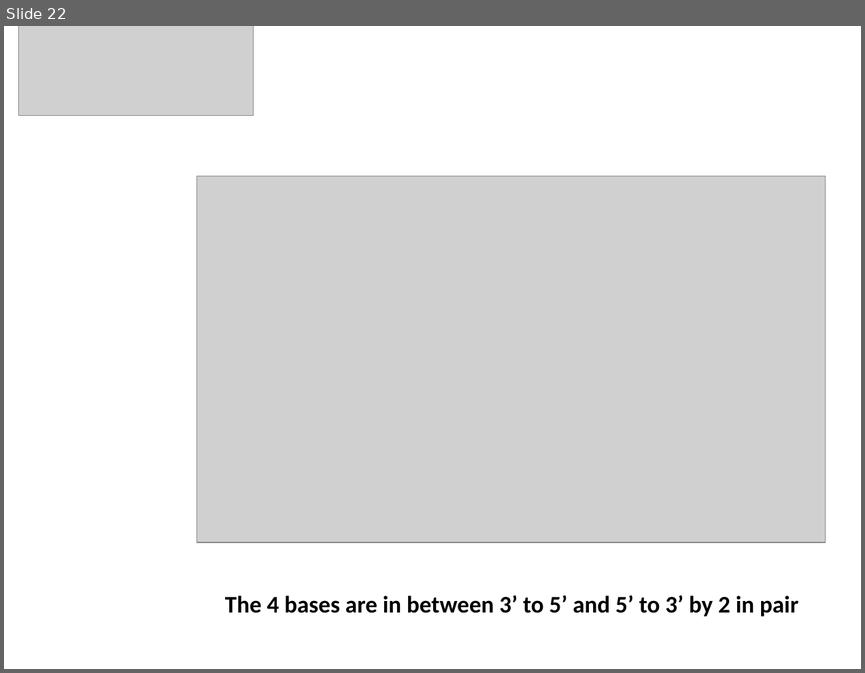
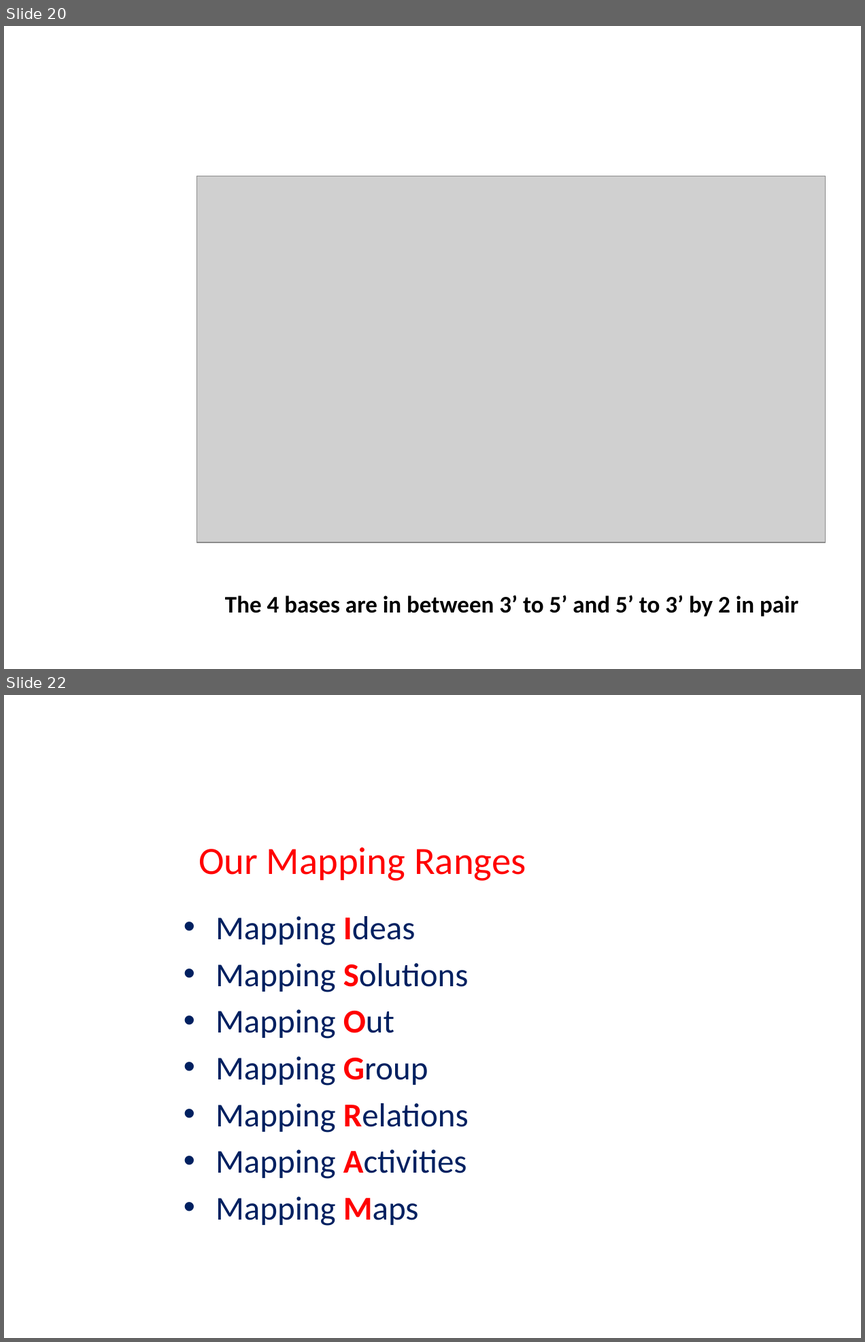
Before and after one commit to FeedMapping/Schema, a slide deck: slide/ppt/Mapping-Ideas.pptx. Shown one above the other, each under a label of ours: slide 22 before the commit, slides 20 and 22 after it; the slides between them are not shown. The pictures are 865x673 and 865x1342 pixels, drawn with LibreOffice and Linux fonts; fonts in the diff are those of the drawing; grey boxes stand for pictures; background and template pictures are left out. Boxes give left, top, right and bottom in pixels: in the first picture for what was removed or moved away, otherwise in the second. Text is boxed around its words. In the diff, an @@ line names an element or a change of style, - is before the commit and + after.

```diff
--- a/slide/ppt/Mapping-Ideas.pptx
+++ b/slide/ppt/Mapping-Ideas.pptx
@@ slide 22 added at (x1=4, y1=695, x2=861, y2=1338), background picture (left out) @@
@@ title added at (x1=198, y1=847, x2=526, y2=881), 32.4 pt, text #FF0000 @@
+Our Mapping Ranges
@@ text added at (x1=215, y1=916, x2=468, y2=1225), 28 pt, text #002060 @@
+• Mapping Ideas
+• Mapping Solutions
+• Mapping Out
+• Mapping Group
+• Mapping Relations
+• Mapping Activities
+• Mapping Maps
@@ what was slide 22 is now slide 20 @@
@@ slide 20 changed as well @@
@@ picture removed at (x1=18, y1=26, x2=254, y2=115) @@
```
Also in this commit, not shown: 10 other slides changed, 9 other slides added, 12 slides removed.
